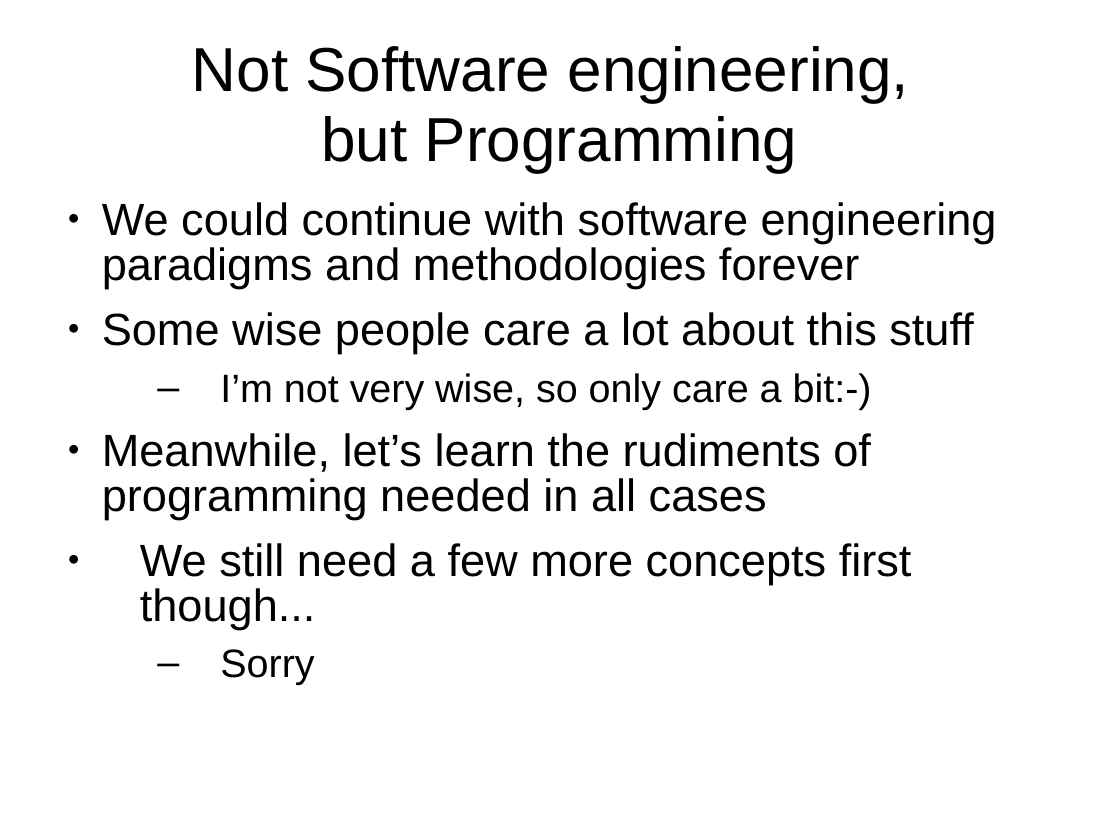
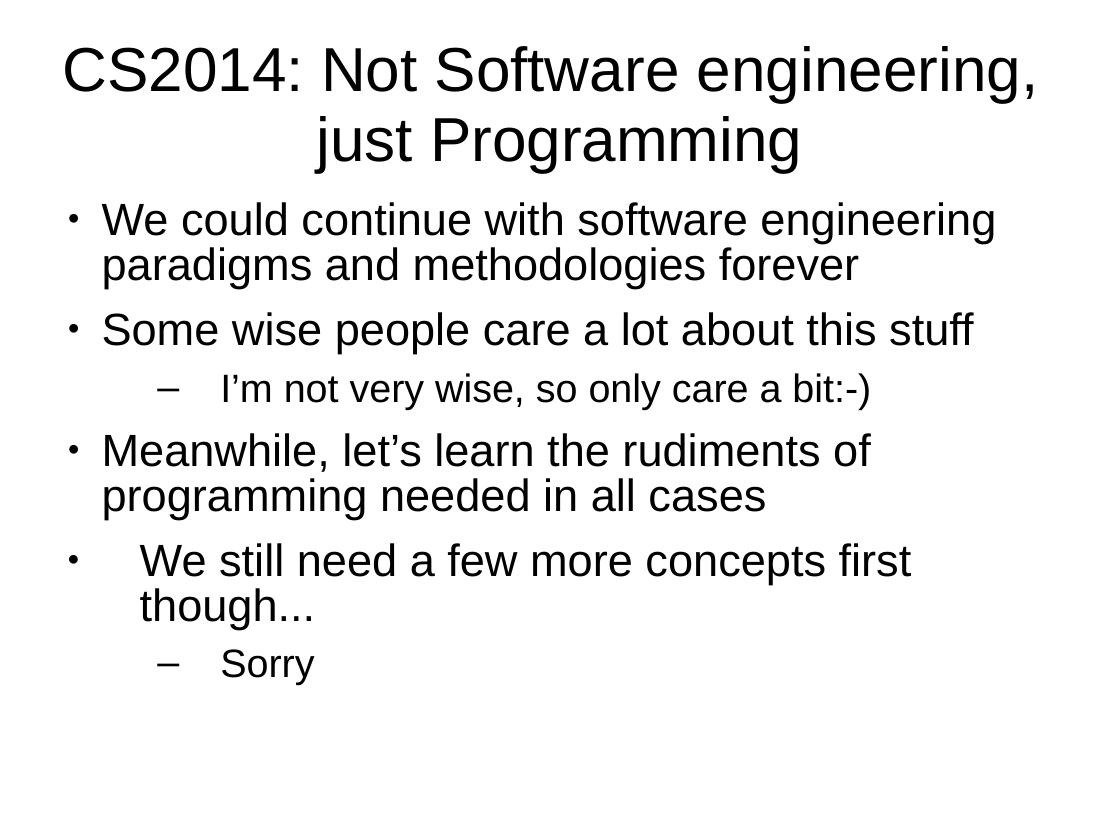
Before and after one commit to sftcd/cs2014, a slide deck: slide 7 of lectures/c-programming.ppt. Drawn at 1120x840 pixels with LibreOffice and Linux fonts; fonts in the diff are those of the drawing. Boxes give left, top, right and bottom in pixels: in the first picture for what was removed or moved away, otherwise in the second. Text is boxed around its words. In the diff, an @@ line names an element or a change of style, - is before the commit and + after.

```diff
--- a/lectures/c-programming.ppt
+++ b/lectures/c-programming.ppt
@@ title at box(62, 46, 1039, 172): text changed @@
-Not Software engineering,
-but Programming
+CS2014: Not Software engineering,
+just Programming
@@ text "We could continue with software ..." at box(102, 202, 996, 685): indent changed @@
```
Also in this commit, not shown: 4 other slides changed, 3 other files.
